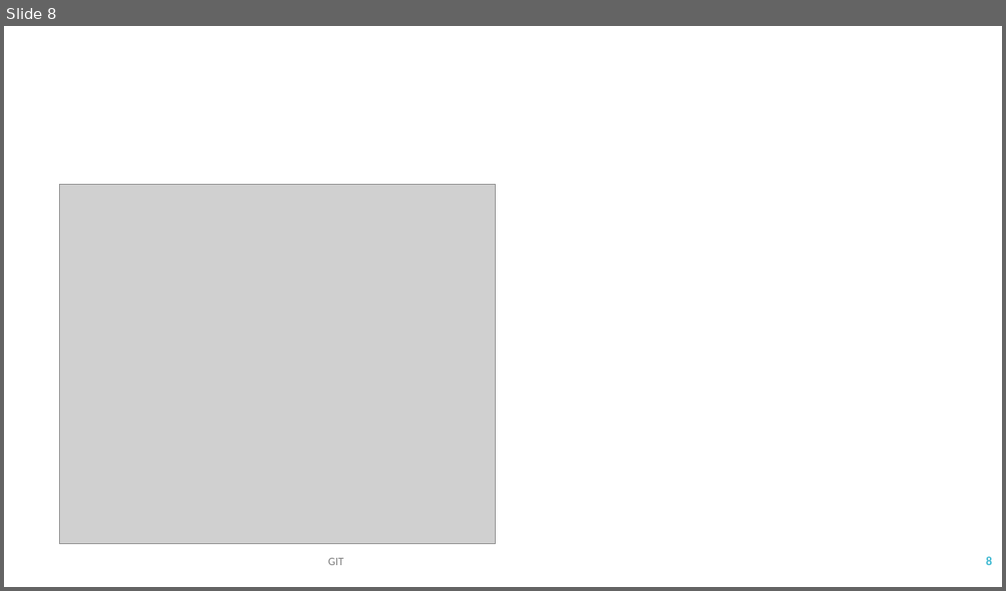
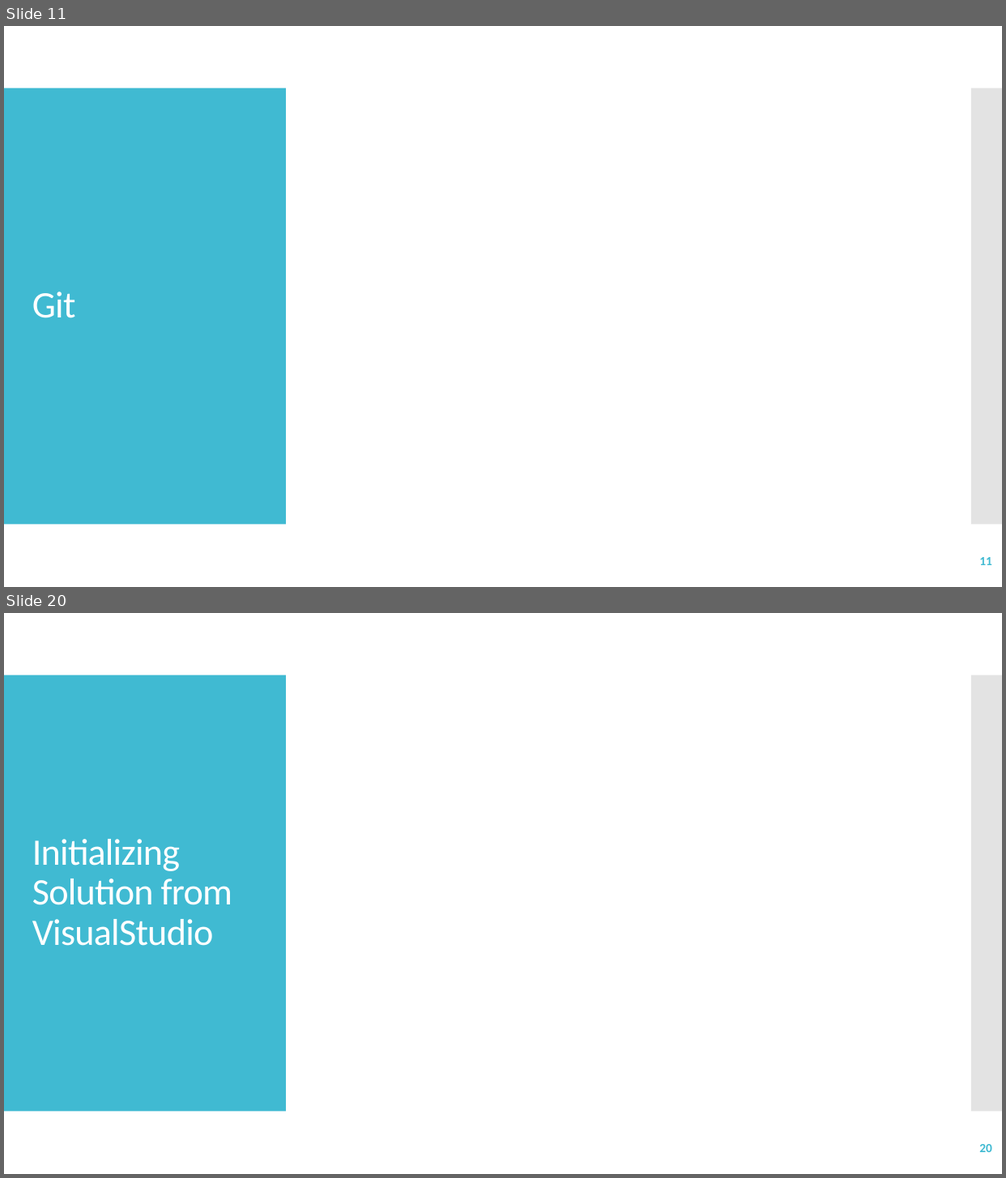
Before and after one commit to IlonaKulon/SzkolenieZIIMI, a slide deck: slajdy/ZIIMI_01_GIT.pptx. Shown one above the other, each under a label of ours: slide 8 before the commit, slides 11 and 20 after it; the slides between them are not shown. The pictures are 1006x591 and 1006x1178 pixels, drawn with LibreOffice and Linux fonts; fonts in the diff are those of the drawing; grey boxes stand for pictures. Boxes give left, top, right and bottom in pixels: in the first picture for what was removed or moved away, otherwise in the second. Text is boxed around its words. In the diff, an @@ line names an element or a change of style, - is before the commit and + after.

```diff
--- a/slajdy/ZIIMI_01_GIT.pptx
+++ b/slajdy/ZIIMI_01_GIT.pptx
@@ slide 20 added at [4, 613, 1002, 1174], background #FFFFFF; not listed: 2 template elements that a slide beside it also shows @@
@@ title added at [32, 839, 232, 946], 36 pt, text #FFFFFF @@
+Initializing Solution from VisualStudio
@@ page number added at [979, 1144, 992, 1152], 12 pt, text #40BAD2, bold @@
+20
@@ what was slide 8 is now slide 11 @@
@@ slide 11 changed as well @@
@@ rectangle added at [4, 88, 286, 525], fill #40BAD2 @@
@@ rectangle added at [971, 88, 1002, 525], fill #C8C8C8 at 50% opacity @@
@@ picture removed at [59, 184, 495, 544] @@
@@ title at [32, 292, 76, 318]: text changed; size 11 to 36 pt; text colour #808080 to #FFFFFF @@
-GIT
+Git
@@ page number at [979, 557, 992, 565]: text changed @@
-8
+11
```
Also in this commit, not shown: 6 other slides changed, 23 other slides added, 10 other files.
